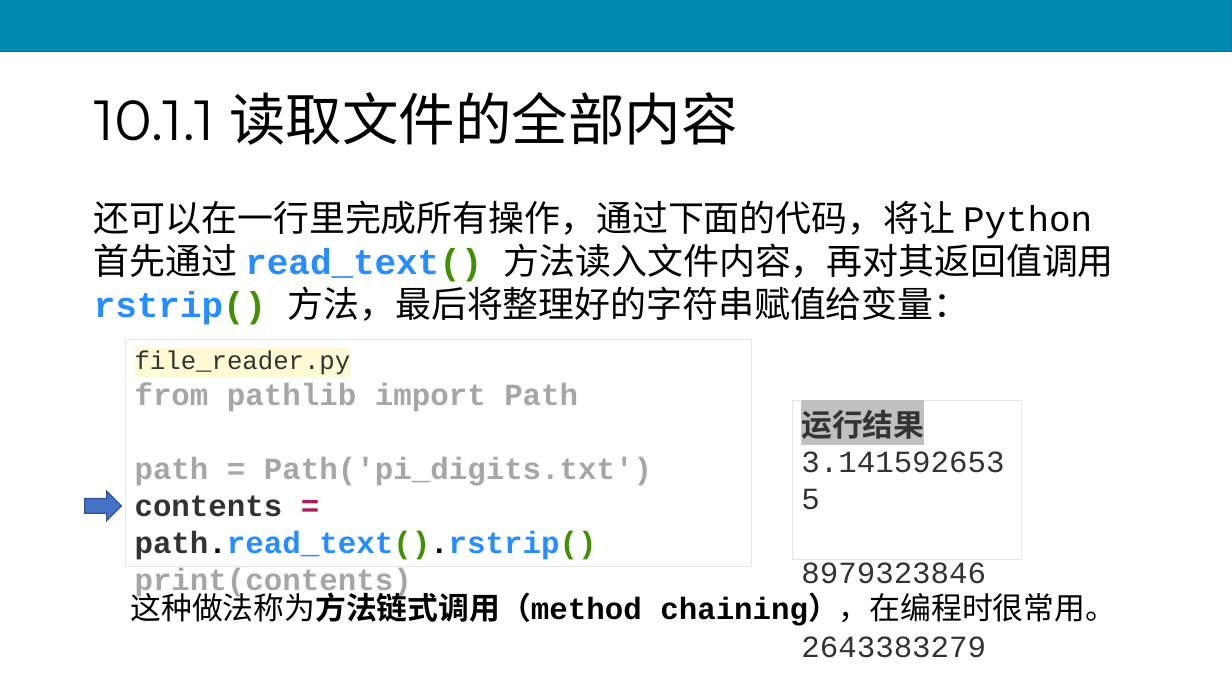
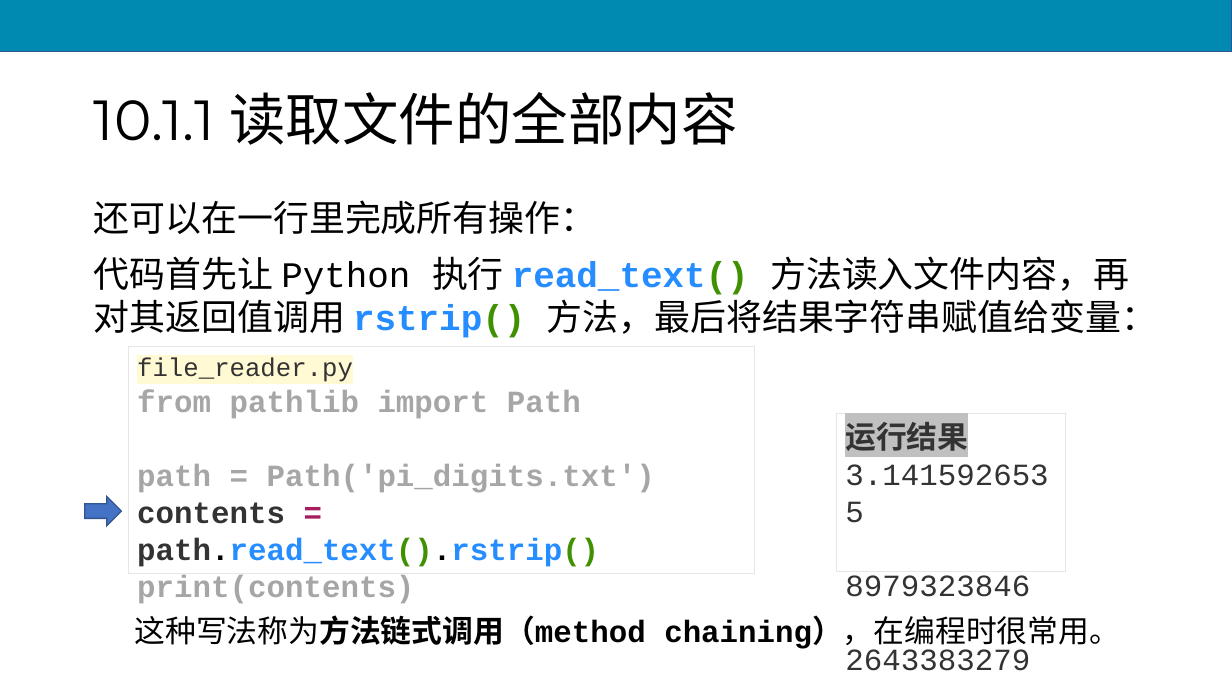
Before and after one commit to scruel/pcc_3e_slides, a slide deck: slide 14 of PPT/python10.pptx. Drawn at 1232x693 pixels with LibreOffice and Linux fonts; fonts in the diff are those of the drawing. Boxes give left, top, right and bottom in pixels: in the first picture for what was removed or moved away, otherwise in the second. Text is boxed around its words. In the diff, an @@ line names an element or a change of style, - is before the commit and + after.

```diff
--- a/PPT/python10.pptx
+++ b/PPT/python10.pptx
@@ text at <box>94,200,1157,338</box>: text changed @@
-还可以在一行里完成所有操作，通过下面的代码，将让 Python 首先通过 read_text() 方法读入文件内容，再对其返回值调用 rstrip() 方法，最后将整理好的字符串赋值给变量：
+还可以在一行里完成所有操作：
+代码首先让 Python 执行 read_text() 方法读入文件内容，再对其返回值调用 rstrip() 方法，最后将结果字符串赋值给变量：
@@ rectangle "file_reader.py": place and size @@
-rectangle "file_reader.py" at <box>126,339,752,567</box>
+rectangle "file_reader.py" at <box>128,347,755,574</box>
@@ rectangle "运行结果": place and size @@
-rectangle "运行结果" at <box>792,401,1021,560</box>
+rectangle "运行结果" at <box>836,413,1066,572</box>
@@ right arrow: place and size @@
-right arrow at <box>85,492,122,521</box>
+right arrow at <box>85,496,122,526</box>
@@ text at <box>134,615,1120,651</box>: text changed @@
-这种做法称为方法链式调用（method chaining），在编程时很常用。
+这种写法称为方法链式调用（method chaining），在编程时很常用。
```
Also in this commit, not shown: 31 other slides changed, 2 slides added, 2 slides removed, 17 other files.
